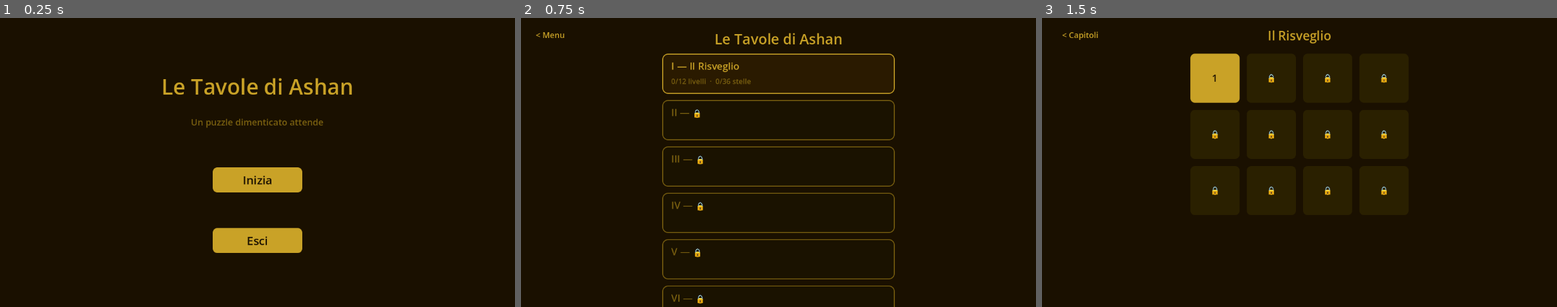
Above: before the commit, frames 1-3 (left to right).
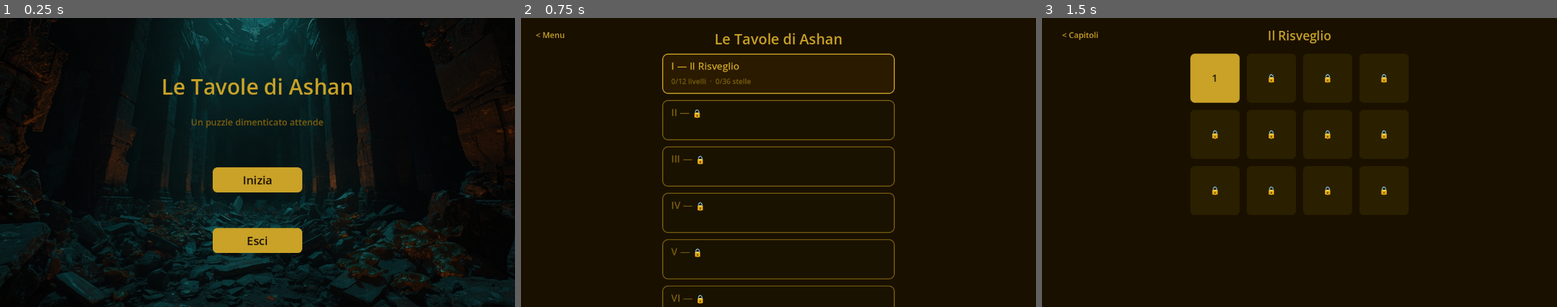
Above: after the commit, the same moments.

Repository: teologoeretico1975/LeTavoleDiAshan
Game: Godot game, scene res://scenes/ui/MainMenu.tscn
Same seed, same stepped clock (60 frames per second), same inputs: the game is played once before the commit and once after it.
Inputs (mouse positions are in pixels of both pictures, inside the frame that each line leads up to):
- Up to frame 1 (0.25 s): no input
- Up to frame 2 (0.75 s): click "Inizia" at 0.5 s
- Up to frame 3 (1.5 s): click (1299, 72) at 1.25 s

The runs differ from the first frame. In frame 1, 29% of the frame differs, in the area x 0-100%, y 0-100%; in frame 2, nothing differs; in frame 3, nothing differs.

Commit message:
Add atmospheric background to MainMenu

Diff:
--- a/scenes/ui/MainMenu.tscn
+++ b/scenes/ui/MainMenu.tscn
@@ -1,8 +1,9 @@
-[gd_scene format=3 uid="uid://main_menu_scene"]
+[gd_scene format=3 uid="uid://h86moyrefoyc"]
 
-[ext_resource type="Script" path="res://scripts/ui/MainMenu.gd" id="1_mainmenu"]
+[ext_resource type="Script" uid="uid://dt768tnjqbyi6" path="res://scripts/ui/MainMenu.gd" id="1_mainmenu"]
+[ext_resource type="Texture2D" uid="uid://dspet6yajtn7s" path="res://assets/backgrounds/main_menu_bg.jpg" id="2_6jbdy"]
 
-[node name="MainMenu" type="Control"]
+[node name="MainMenu" type="Control" unique_id=1516687965]
 layout_mode = 3
 anchors_preset = 15
 anchor_right = 1.0
@@ -10,3 +11,13 @@
 grow_horizontal = 2
 grow_vertical = 2
 script = ExtResource("1_mainmenu")
+
+[node name="TextureRect" type="TextureRect" parent="." unique_id=6225018]
+layout_mode = 1
+anchors_preset = 15
+anchor_right = 1.0
+anchor_bottom = 1.0
+grow_horizontal = 2
+grow_vertical = 2
+texture = ExtResource("2_6jbdy")
+stretch_mode = 6
--- a/scripts/ui/MainMenu.gd
+++ b/scripts/ui/MainMenu.gd
@@ -18,7 +18,7 @@
 	set_anchors_preset(Control.PRESET_FULL_RECT)
 
 	var bg := ColorRect.new()
-	bg.color = COL_BG
+	bg.color = Color(0, 0, 0, 0.45)
 	bg.set_anchors_preset(Control.PRESET_FULL_RECT)
 	add_child(bg)
 
Binary file added: assets/backgrounds/main_menu_bg.jpg
Not shown, added: assets/backgrounds/main_menu_bg.jpg.import
